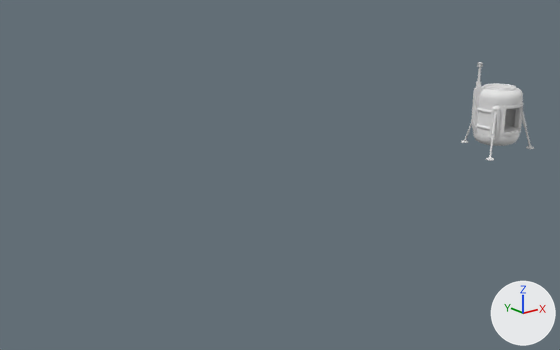
The FBX model Assets/Data/Structures/0. Early/Models/Sample Analyser.fbx as it was, and as the next commit left it.
Camera for both pictures: a camera (50 mm lens) standing at (-1.27, -3.03, 1.39) and looking at (1.29, 0.16, 0.12). Lighting does not change. The marker at lower right points along +X, +Y and +Z. Where no turn or scale is listed for an object, it has been applied to the vertices.

Before the edit, the objects in view are built like this:
```python
me_cube = bpy.data.meshes.new('Cube')
me_cube.from_pydata(...)  # 12 vertices, 10 faces; spans x -0.029..0.029, y -0.029..0.029, z -0.116..0.179
me_cylinder_001 = bpy.data.meshes.new('Cylinder.001')
me_cylinder_001.from_pydata(...)  # 64 vertices, 49 faces; spans x -0.0172..0.0172, y -0.0172..0.0172, z 0.0..0.1471
me_cylinder_008 = bpy.data.meshes.new('Cylinder.008')
me_cylinder_008.from_pydata(...)  # 1214 vertices, 1118 faces; spans x -53.5..53.5, y 18.2..145.4, z -52.6..53.5
me_plane_002 = bpy.data.meshes.new('Plane.002')
me_plane_002.from_pydata(...)  # 644 vertices, 500 faces; spans x -0.243..0.243, y -0.151..0.277, z 0.0..0.328
ob_cube = bpy.data.objects.new('Cube', me_cube)
ob_cube.location = (2.87, 0.074, 0.244)
ob_cylinder = bpy.data.objects.new('Cylinder', me_cylinder_008)
ob_cylinder.location = (3.0, 0.0, 0.0)
ob_cylinder.rotation_euler = (1.571, 0.0, -3.142)  # degrees (90, 0, -180)
ob_cylinder.scale = (0.00296, 0.00296, 0.00296)
ob_cylinder_001 = bpy.data.objects.new('Cylinder.001', me_cylinder_001)
ob_cylinder_001.location = (2.87, 0.074, 0.422)
ob_plane = bpy.data.objects.new('Plane', me_plane_002)
ob_plane.location = (3.0, 0.0, 0.0)
```
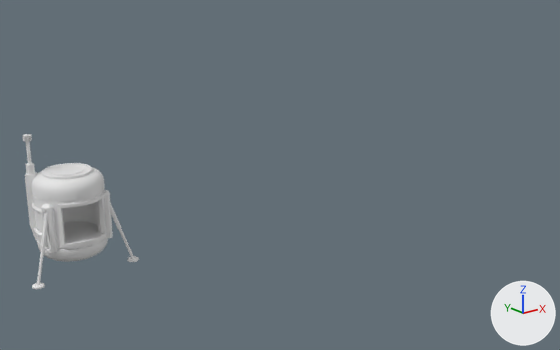
Pixel boxes [x1, y1, x2, y2] of what changed, in the pictures (560 x 350 px; the box of a moved part takes in the faces that stretch with it):
'Cylinder', reshaped, moved, rescaled (129% wider, 144% taller)
    before: [473, 83, 523, 146]
    after: [23, 134, 139, 289]
'Plane', deleted
    before: [461, 103, 534, 161]
'Cube', deleted
    before: [471, 88, 483, 133]
'Cylinder.001', deleted
    before: [476, 67, 481, 89]
part 1 of me_cylinder_008, moved or reshaped
    before: [473, 83, 523, 146]
    after: [32, 163, 108, 262]
part 2 of me_cylinder_008, moved or reshaped
    before: [477, 108, 492, 113]
    after: [31, 203, 41, 213]
part 3 of me_cylinder_008, moved or reshaped
    before: [476, 124, 490, 130]
    after: [34, 227, 42, 238]
part 4 of me_cylinder_008, added
    after: [23, 134, 58, 289]
part 5 of me_cylinder_008, added
    after: [104, 190, 139, 262]

The change in detail:
me_cylinder_008 is used by ob_cylinder; location (3.0, 0.0, 0.0); rotation (1.571, 0.0, -3.142), in degrees (90, 0, -180); scale (0.00296, 0.00296, 0.00296).
me_cylinder_008 had 1214 vertices, 1118 faces and spanned x -53.5..53.5, y 18.2..145.4, z -52.6..53.5.
me_cylinder_008 now has 2110 vertices, 1839 faces and spans x -24.3..24.3, y 0.0..58.9, z -15.6..27.7.
me_cylinder_008 part 1: the loose piece of 920 vertices spanning x -50.7..50.7, y 18.2..145.4, z -52.6..50.7 is scaled about the mesh origin by 0.296.
me_cylinder_008 part 2: the loose piece of 147 vertices spanning x -53.5..53.5, y 93.9..100.6, z -20.5..53.5 is scaled about the mesh origin by 0.296.
me_cylinder_008 part 3: the loose piece of 147 vertices spanning x -53.5..53.5, y 56.8..63.5, z -20.5..53.5 is scaled about the mesh origin by 0.296.
me_cylinder_008 part 4: 735 vertices added at x -2.5..24.3, y 0.0..58.9, z -15.1..27.7.
me_cylinder_008 part 5: 161 vertices added at x -24.3..-11.1, y 0.0..32.8, z -15.1..-4.8.
Object 'Plane' (ob_plane) is deleted.
Object 'Cylinder' (ob_cylinder) moves from (3.0, 0.0, 0.0) to (0.0, 0.0, 0.0).
Object 'Cylinder' (ob_cylinder) is rescaled from (0.00296, 0.00296, 0.00296) to (0.01, 0.01, 0.01).
Object 'Cylinder.001' (ob_cylinder_001) is deleted.
Object 'Cube' (ob_cube) is deleted.
